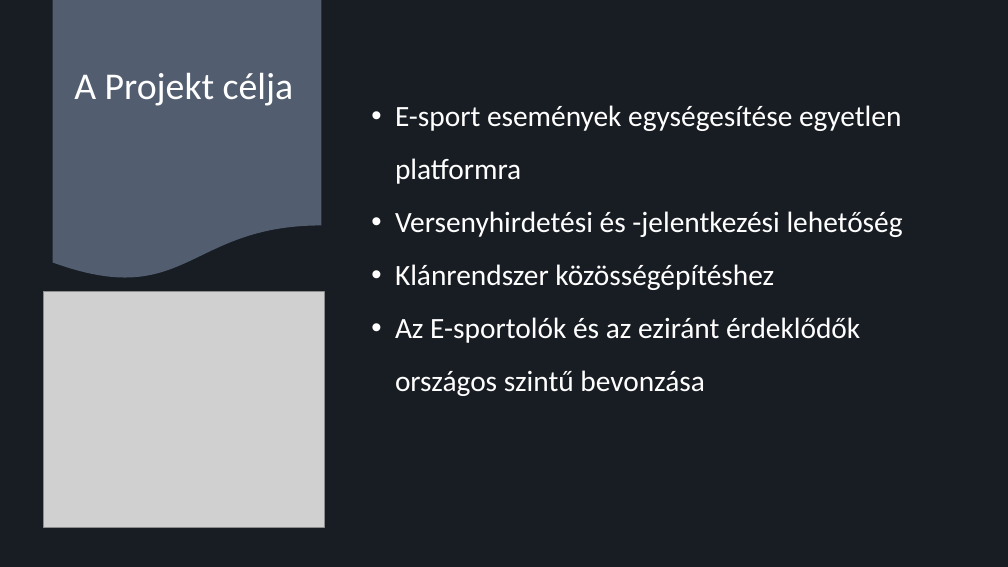
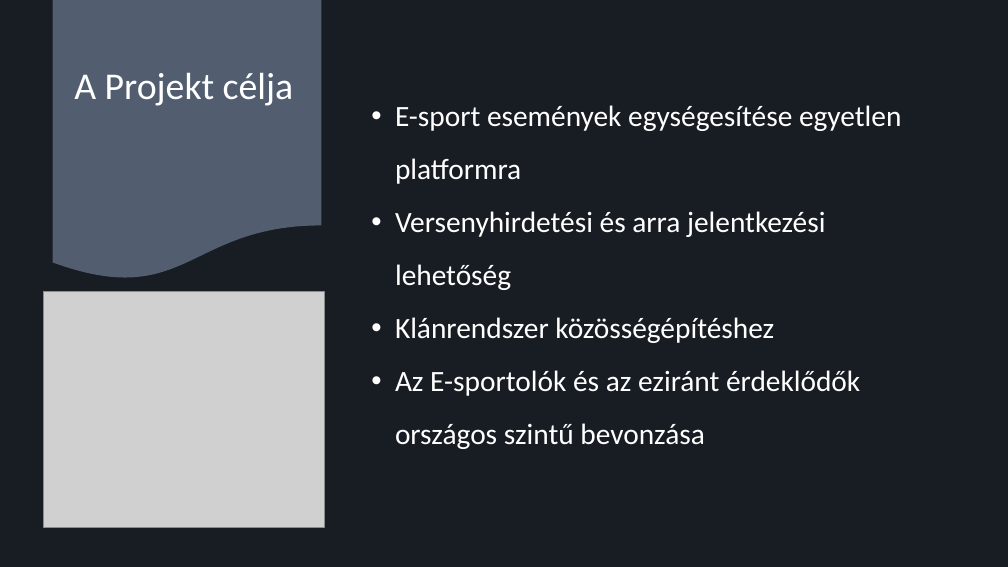
Before and after one commit to ketonBever0/Trefort_Esport, a slide deck: slide 2 of E-sport_portal.pptx. Drawn at 1008x567 pixels with LibreOffice and Linux fonts; fonts in the diff are those of the drawing; grey boxes stand for pictures. Boxes give left, top, right and bottom in pixels: in the first picture for what was removed or moved away, otherwise in the second. Text is boxed around its words. In the diff, an @@ line names an element or a change of style, - is before the commit and + after.

```diff
--- a/E-sport_portal.pptx
+++ b/E-sport_portal.pptx
@@ text at [395,211,825,290]: text changed @@
-• Versenyhirdetési és -jelentkezési lehetőség
+• Versenyhirdetési és arra jelentkezési lehetőség
```
Also in this commit, not shown: 16 slides removed.
